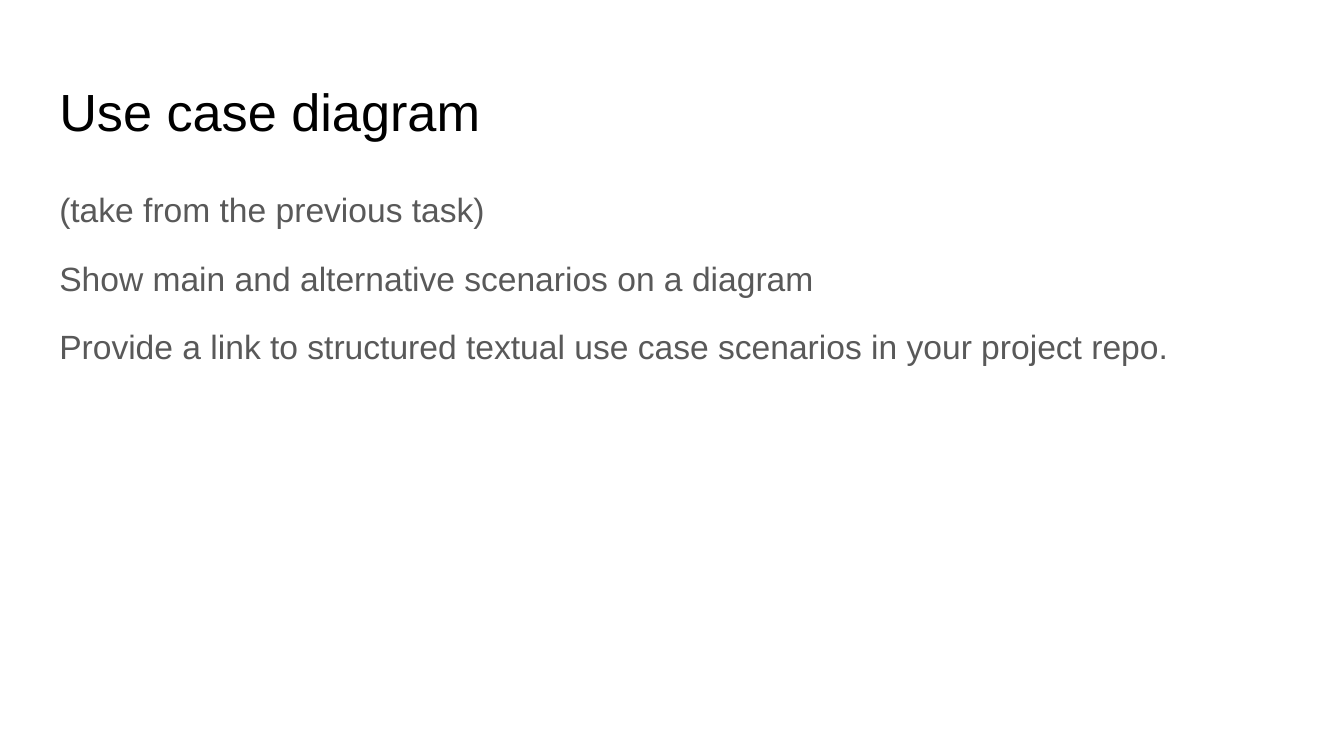
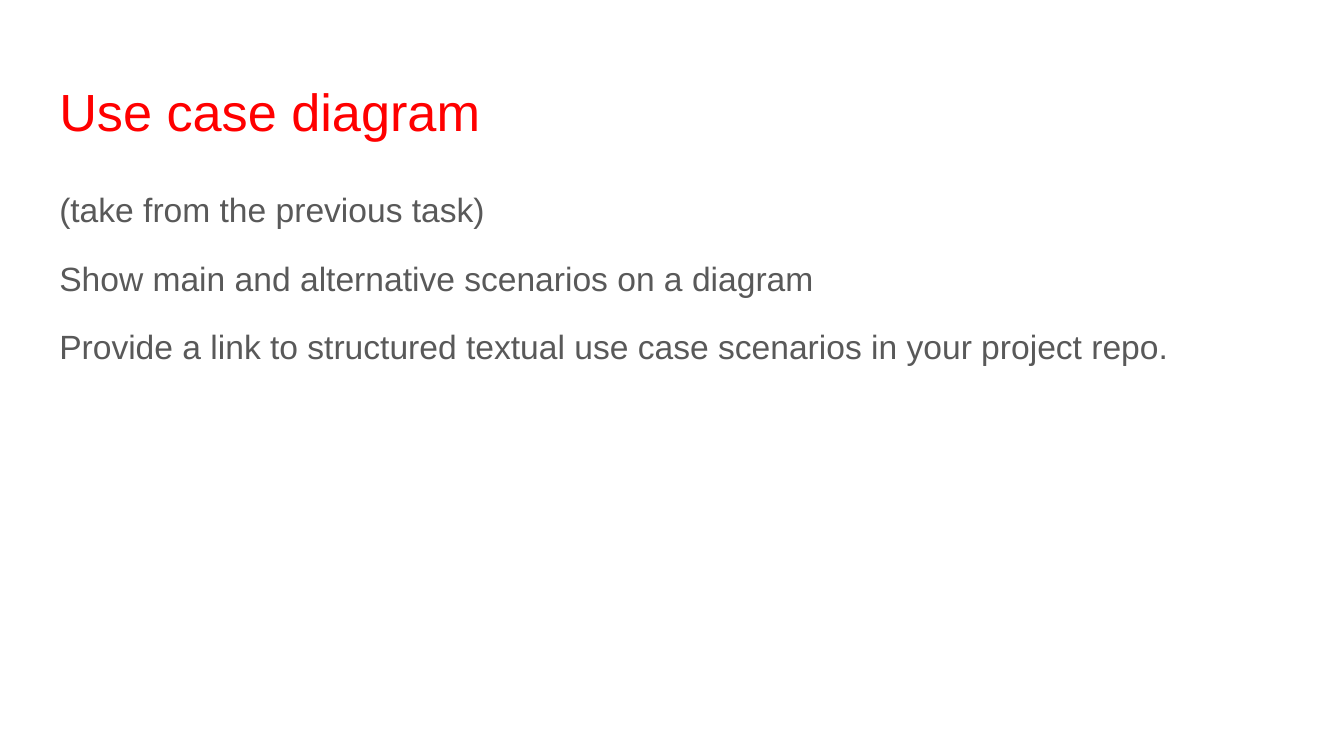
Before and after one commit to fanglores/Advanced-Software-Design, a slide deck: slide 7 of Practice Tasks/Final_Task/K8C_FinalTask1_(Task7).pptx (slide 6 before the commit). Drawn at 1344x756 pixels with LibreOffice and Linux fonts; fonts in the diff are those of the drawing. Boxes give left, top, right and bottom in pixels: in the first picture for what was removed or moved away, otherwise in the second. Text is boxed around its words. In the diff, an @@ line names an element or a change of style, - is before the commit and + after.

```diff
--- a/Practice Tasks/Final_Task/K8C_FinalTask1_(Task7).pptx
+++ b/Practice Tasks/Final_Task/K8C_FinalTask1_(Task7).pptx
@@ title "Use case diagram" at (59,93,480,141): text colour #000000 to #FF0000 @@
```
Also in this commit, not shown: 7 other slides changed, 3 slides removed, 1 other file.
